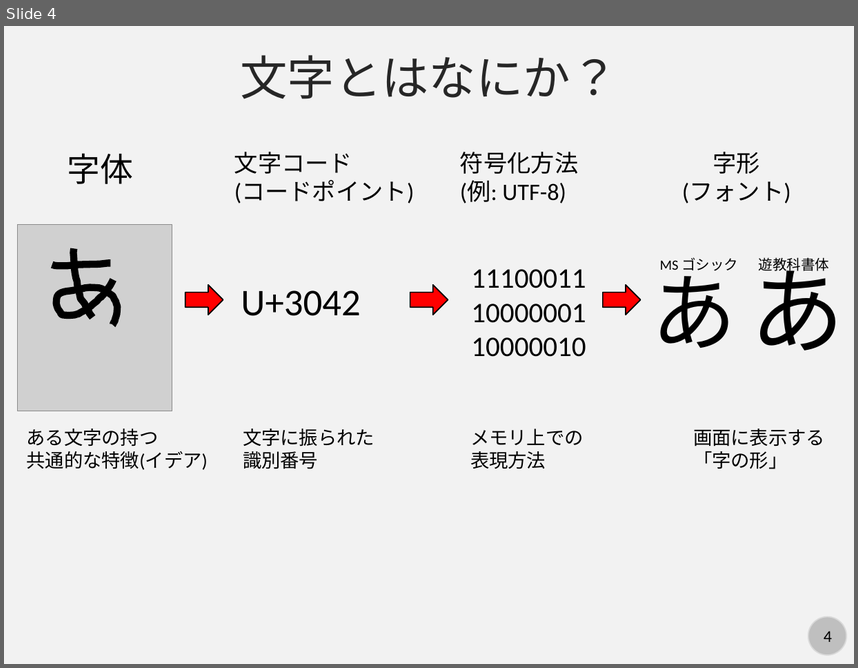
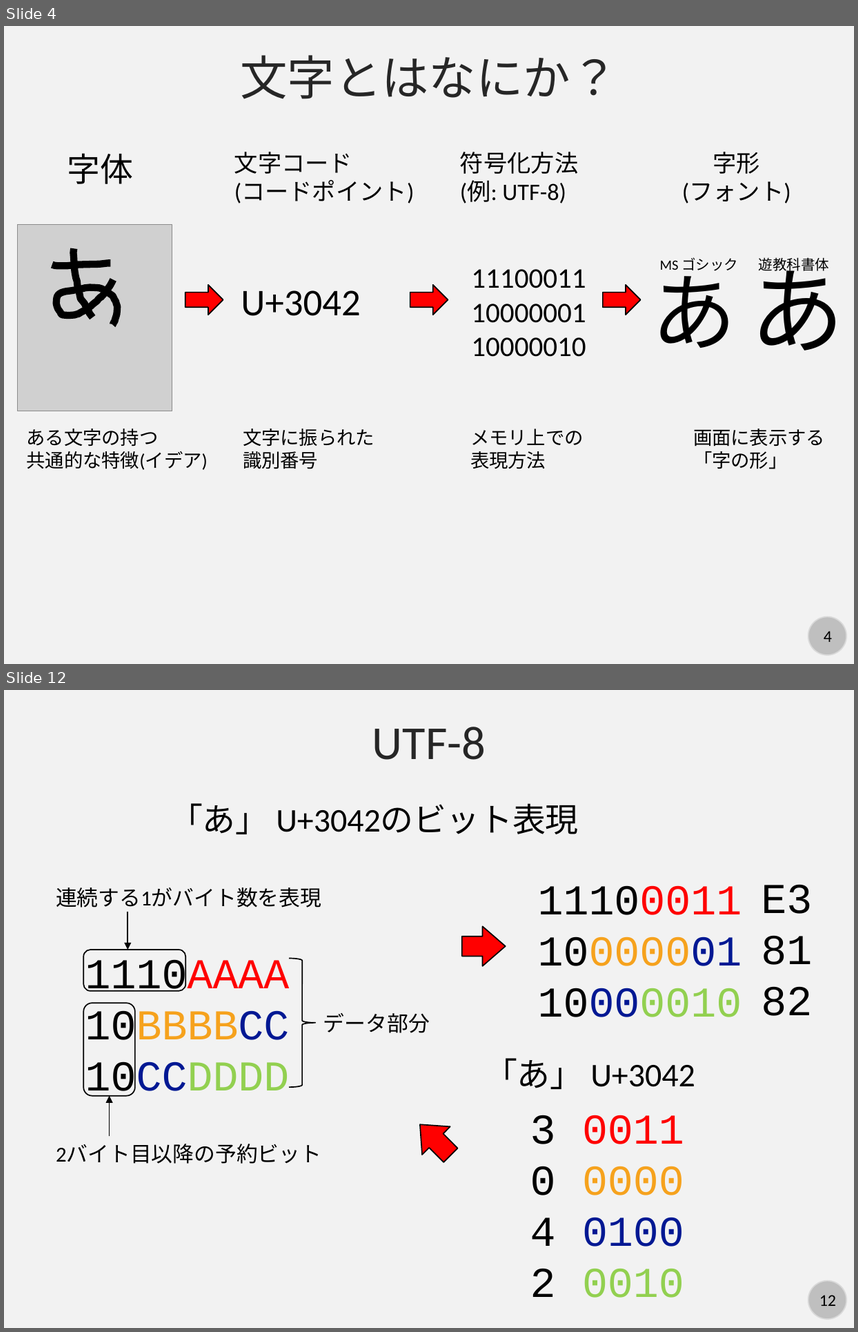
Before and after one commit to kaityo256/python_zero, a slide deck: string/fig/slide.pptx. Shown one above the other, each under a label of ours: slide 4 before the commit, slides 4 and 12 after it; the slides between them are not shown. The pictures are 858x668 and 858x1332 pixels, drawn with LibreOffice and Linux fonts; fonts in the diff are those of the drawing; grey boxes stand for pictures. Boxes give left, top, right and bottom in pixels: in the first picture for what was removed or moved away, otherwise in the second. Text is boxed around its words. In the diff, an @@ line names an element or a change of style, - is before the commit and + after.

```diff
--- a/string/fig/slide.pptx
+++ b/string/fig/slide.pptx
@@ slide 12 added at [4,690,854,1328], background #F2F2F2; not listed: 2 template elements that a slide beside it also shows @@
@@ text added at [372,727,486,760], 40 pt, text #262626 @@
+UTF-8
@@ text added at [170,803,579,834], 28 pt, text #000000 @@
+「あ」 U+3042のビット表現
@@ text added at [56,887,321,907], 18 pt, text #000000 @@
+連続する1がバイト数を表現
@@ text added at [538,885,742,1017], 36 pt, text #000000 @@
+11100011
+10000001
+10000010
@@ text added at [761,884,812,1016], 36 pt, text #000000 @@
+E3
+81
+82
@@ arrow added from (128, 912) to (128, 949), #000000 1 pt @@
@@ right arrow added at [462,926,506,966], fill #FF0000, outline #000000 1 pt @@
@@ rounded rectangle added at [84,949,186,990], outline #000000 1 pt @@
@@ text added at [85,958,290,1102], 36 pt, text #000000 @@
+1110AAAA
+10BBBBCC
+10CCDDDD
@@ right brace added at [289,958,315,1087], outline #000000 1 pt @@
@@ rounded rectangle added at [84,1003,136,1096], outline #000000 1 pt @@
@@ text added at [323,1013,430,1033], 18 pt, text #000000 @@
+データ部分
@@ text added at [484,1058,695,1089], 28 pt, text #000000 @@
+「あ」 U+3042
@@ arrow added from (110, 1136) to (110, 1096), #000000 1 pt @@
@@ right arrow added at [406,1110,465,1169], fill #FF0000, outline #000000 1 pt @@
@@ text added at [530,1114,556,1297], 36 pt, text #000000 @@
+3
+0
+4
+2
@@ text added at [582,1114,684,1297], 36 pt, text #FF0000 @@
+0011
+0000
+0100
+0010
@@ text added at [56,1143,321,1163], 18 pt, text #000000 @@
+2バイト目以降の予約ビット
```
Also in this commit, not shown: 3 slides changed, 7 other slides added, 7 other files.
